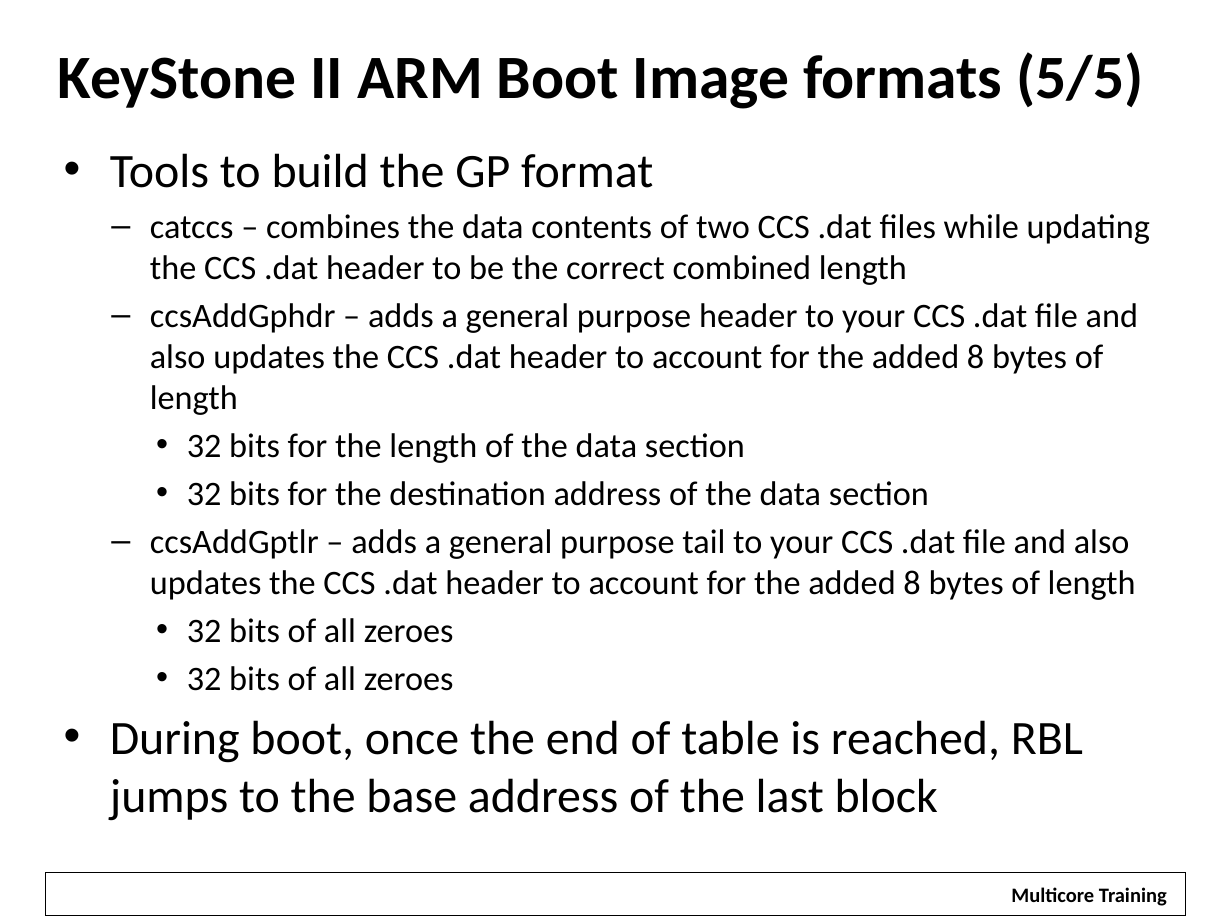
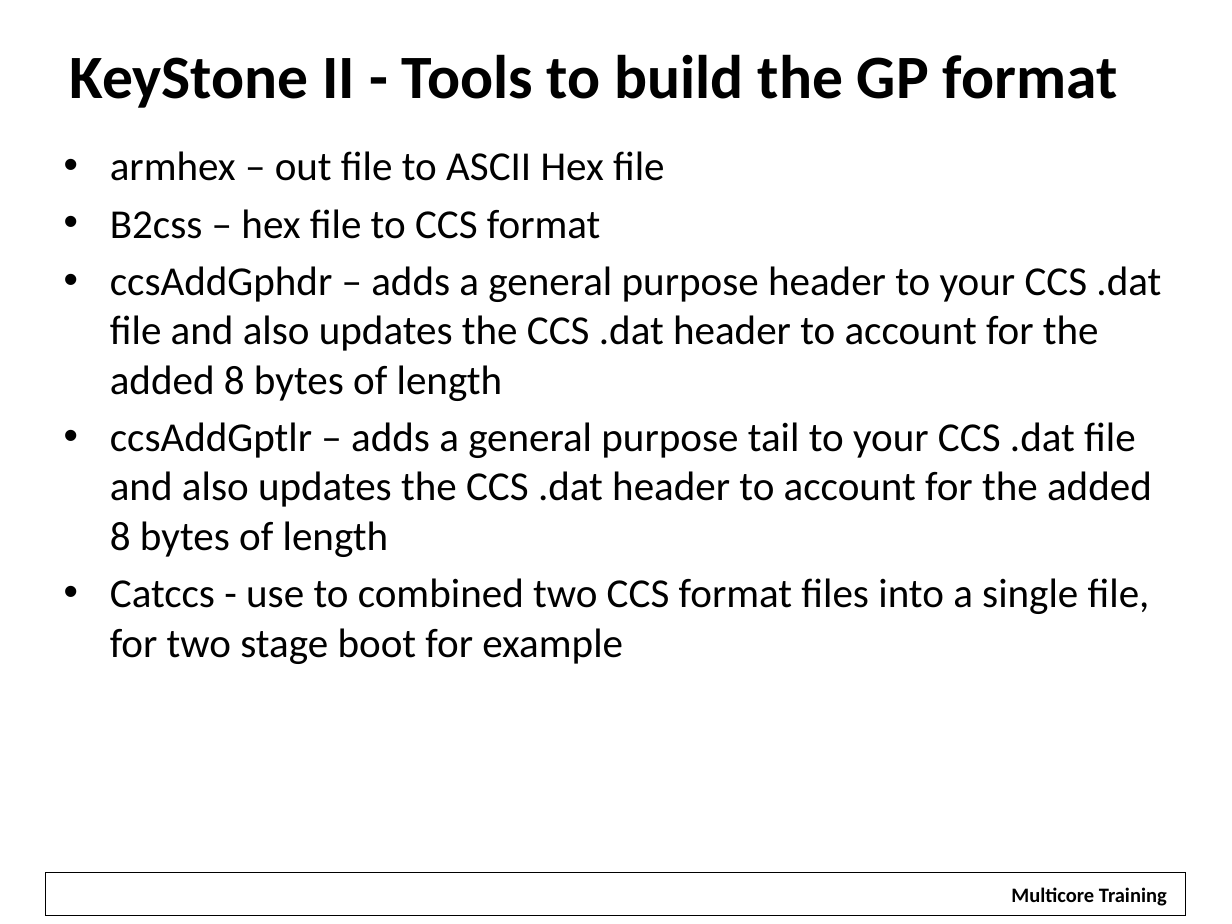
Before and after one commit to hari1989/keystone-workshop, a slide deck: slide 36 of preliminary/Working/presentations/KeyStone_2_ Bootloader_v2.pptx (slide 37 before the commit). Drawn at 1232x924 pixels with LibreOffice and Linux fonts; fonts in the diff are those of the drawing; background and template pictures are left out. Boxes give left, top, right and bottom in pixels: in the first picture for what was removed or moved away, otherwise in the second. Text is boxed around its words. In the diff, an @@ line names an element or a change of style, - is before the commit and + after.

Commit message:
Adding backup slides and modified the tool section

```diff
--- a/preliminary/Working/presentations/KeyStone_2_ Bootloader_v2.pptx
+++ b/preliminary/Working/presentations/KeyStone_2_ Bootloader_v2.pptx
@@ title at box(70, 54, 1118, 108): text changed @@
-KeyStone II ARM Boot Image formats (5/5)
+KeyStone II - Tools to build the GP format
@@ text at box(110, 151, 665, 239): text changed; size 20 to 24 pt @@
-• Tools to build the GP format
-  – catccs – combines the data contents of two CCS .dat files while updating the CCS .dat header to be the correct combined length
+• armhex – out file to ASCII Hex file
+• B2css – hex file to CCS format
@@ text at box(110, 266, 1161, 557): size 20 to 24 pt in "ccsAddGphdr – adds a general purpose header ...", "ccsAddGptlr – adds a general purpose tail ..."; bullet – to •; list level 2 to 1 in "ccsAddGphdr – adds a general ..."; list level 2 to 1 in "ccsAddGptlr – adds a general ..." @@
@@ text at box(187, 433, 929, 506): paragraphs removed @@
-    • 32 bits for the length of the data section
-    • 32 bits for the destination address of the data section
@@ text at box(110, 578, 1150, 664): text changed; size 28 to 24 pt @@
-    • 32 bits of all zeroes
-    • 32 bits of all zeroes
-• During boot, once the end of table is reached, RBL jumps to the base address of the last block
+• Catccs - use to combined two CCS format files into a single file, for two stage boot for example
```
Also in this commit, not shown: 11 other slides changed, 8 slides added, 2 slides removed.
